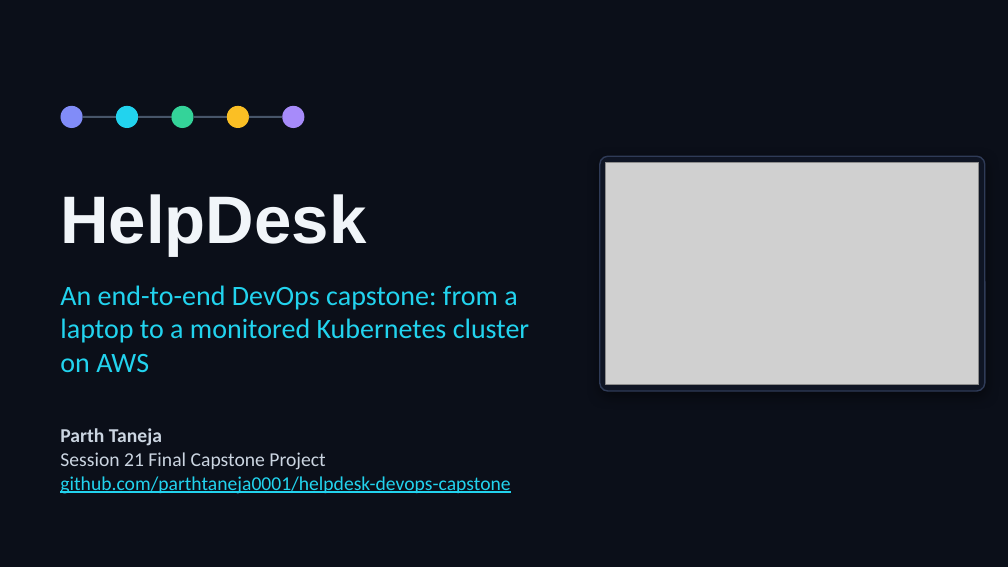
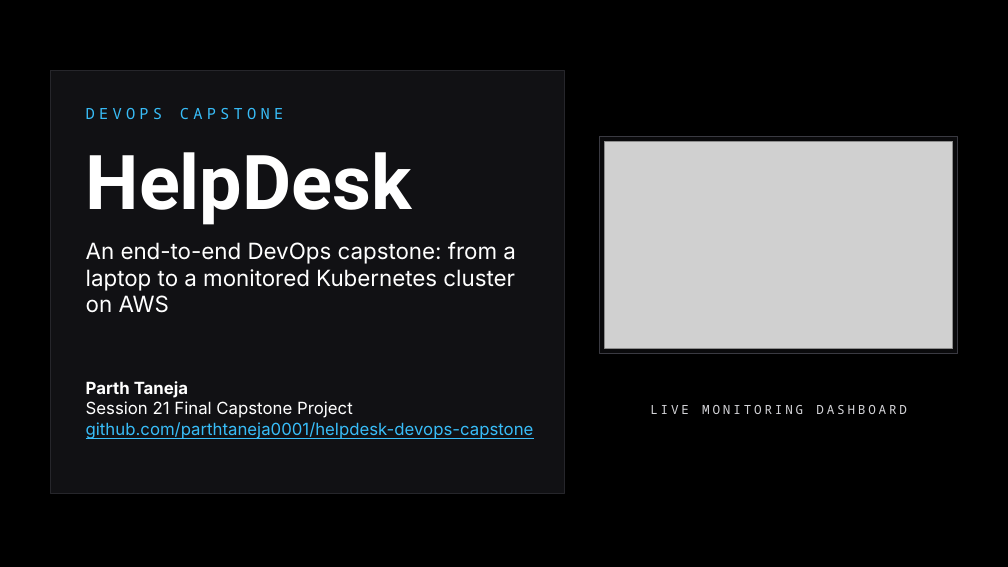
Before and after one commit to parthtaneja0001/helpdesk-devops-capstone, a slide deck: slide 1 of docs/HelpDesk-DevOps-Capstone.pptx. Drawn at 1008x567 pixels with LibreOffice and Linux fonts; fonts in the diff are those of the drawing; grey boxes stand for pictures; background and template pictures are left out. Boxes give left, top, right and bottom in pixels: in the first picture for what was removed or moved away, otherwise in the second. Text is boxed around its words. In the diff, an @@ line names an element or a change of style, - is before the commit and + after.

Commit message:
docs: restyle presentation in a black Swapline-style theme with Space Grotesk, Inter and JetBrains Mono

```diff
--- a/docs/HelpDesk-DevOps-Capstone.pptx
+++ b/docs/HelpDesk-DevOps-Capstone.pptx
@@ background picture (left out) to #000000 @@
@@ rectangle added at (50,71,564,494), fill #111114, outline #26262B 0.75 pt @@
@@ ellipse removed at (60,106,83,128) @@
@@ line removed from (83, 117) to (116, 117) @@
@@ text added at (86,108,283,119), 11 pt, text #38BDF8 @@
+DEVOPS CAPSTONE
@@ ellipse removed at (116,106,138,128) @@
@@ line removed from (138, 117) to (171, 117) @@
@@ ellipse removed at (171,106,194,128) @@
@@ line removed from (194, 117) to (227, 117) @@
@@ ellipse removed at (227,106,249,128) @@
@@ line removed from (249, 117) to (282, 117) @@
@@ ellipse removed at (282,106,304,128) @@
@@ title "HelpDesk": place and size @@
-title "HelpDesk" at (60,194,366,256)
+title "HelpDesk" at (86,152,412,225)
@@ title "HelpDesk" at (86,152,412,225): size 48 to 54 pt, font Arial to Roboto, text colour #F1F5F9 to #FFFFFF; vertical alignment bottom to middle @@
@@ rectangle added at (600,136,958,354), fill #0A0A0C, outline #3A3A42 0.75 pt @@
@@ picture: place and size @@
-picture at (606,162,979,385)
+picture at (605,141,953,349)
@@ rounded rectangle removed at (600,156,985,391) @@
@@ text "An end-to-end DevOps capstone: from ...": place and size @@
-text "An end-to-end DevOps capstone: from ..." at (60,285,529,372)
+text "An end-to-end DevOps capstone: from ..." at (86,242,516,313)
@@ text "An end-to-end DevOps capstone: from ..." at (86,242,516,313): size 20 to 16 pt, font Calibri to Inter, text colour #22D3EE to #FFFFFF @@
@@ text "Parth Taneja": place and size @@
-text "Parth Taneja" at (60,428,510,494)
+text "Parth Taneja" at (86,381,534,439)
@@ text "Parth Taneja" at (86,381,534,439): size 14 to 12 pt, font Calibri to Inter; text colour #CBD5E1 to #FFFFFF in "Parth Taneja", "Session 21 Final Capstone Project"; text colour #22D3EE to #38BDF8 in "github.com/parthtaneja0001/helpdesk-devops-capstone" @@
@@ text added at (650,405,907,414), 9 pt, text #D4D4D8 @@
+LIVE MONITORING DASHBOARD
```
Also in this commit, not shown: 23 other slides changed, 1 other file.
